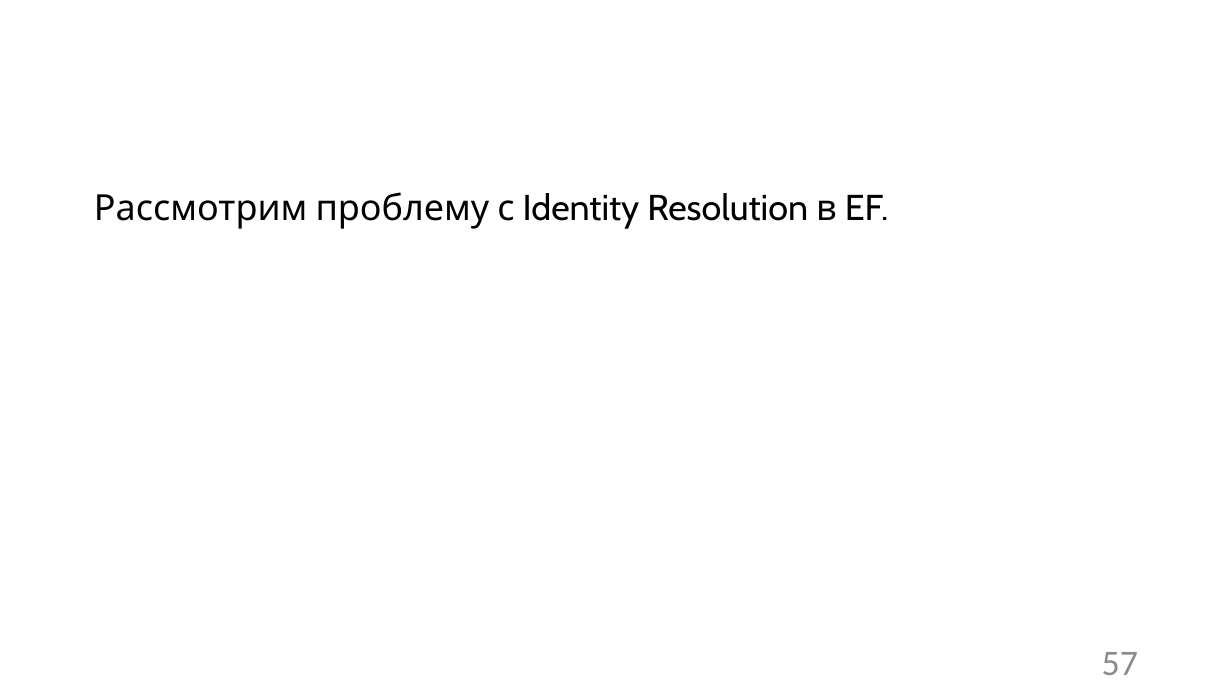
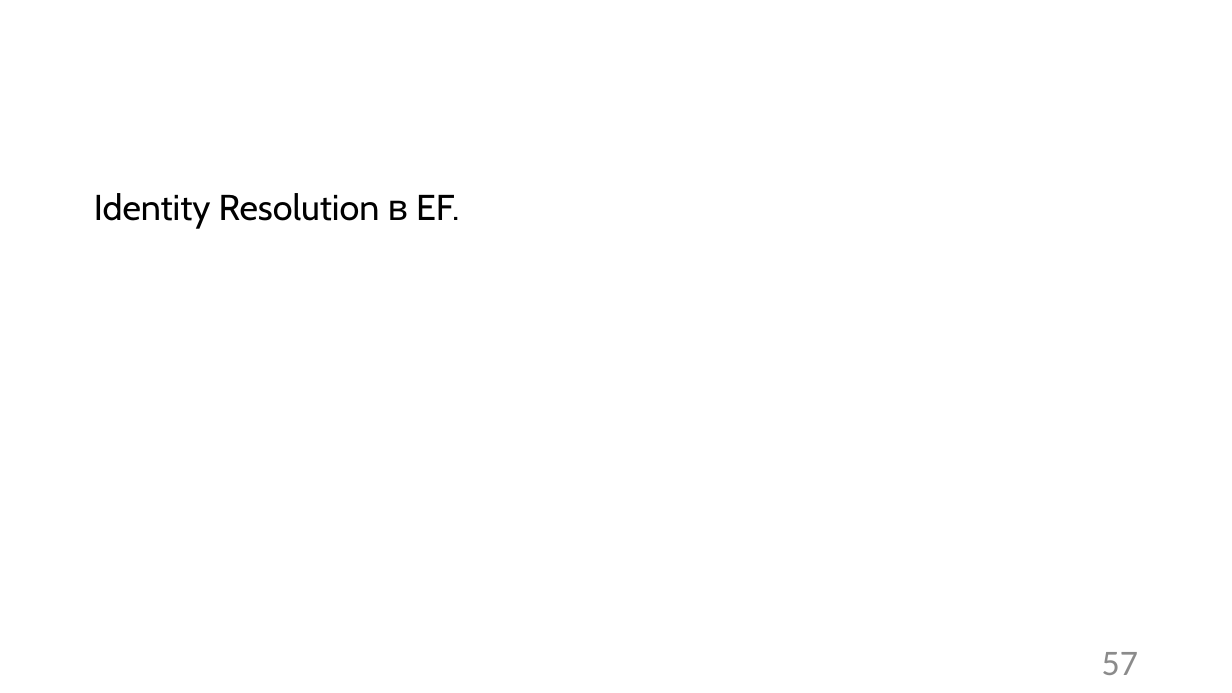
Before and after one commit to Sa1Gur/DbTest.Containers, a slide deck: slide 57 of DbaseTesting.pptx. Drawn at 1232x693 pixels with LibreOffice and Linux fonts; fonts in the diff are those of the drawing; background and template pictures are left out. Boxes give left, top, right and bottom in pixels: in the first picture for what was removed or moved away, otherwise in the second. Text is boxed around its words. In the diff, an @@ line names an element or a change of style, - is before the commit and + after.

```diff
--- a/DbaseTesting.pptx
+++ b/DbaseTesting.pptx
@@ text at [94, 193, 459, 228]: text changed @@
-Рассмотрим проблему с Identity Resolution в EF.
+Identity Resolution в EF.
```
Also in this commit, not shown: 10 other slides changed, 1 slide added, 1 slide removed, 4 other files.
